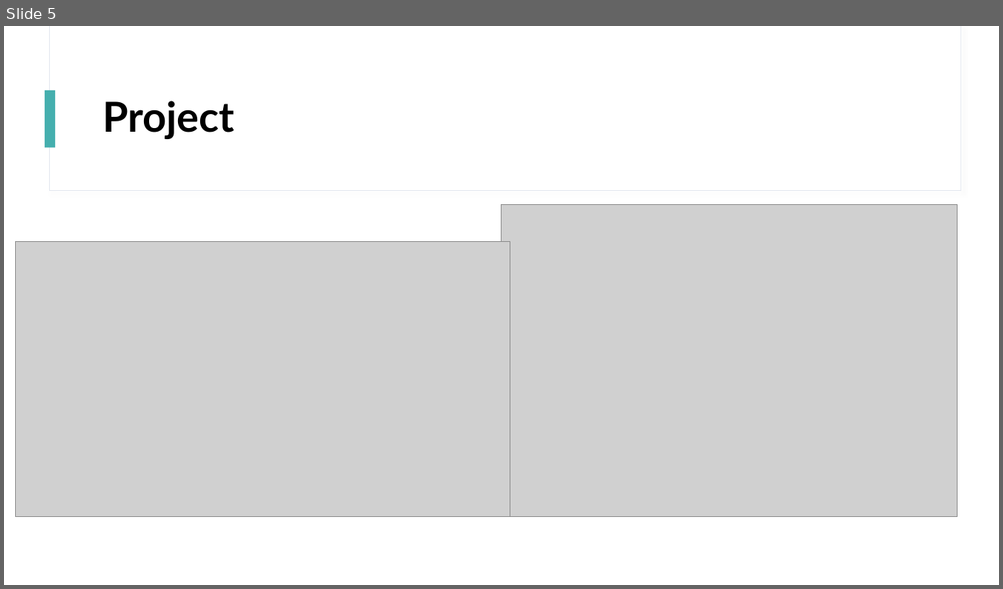
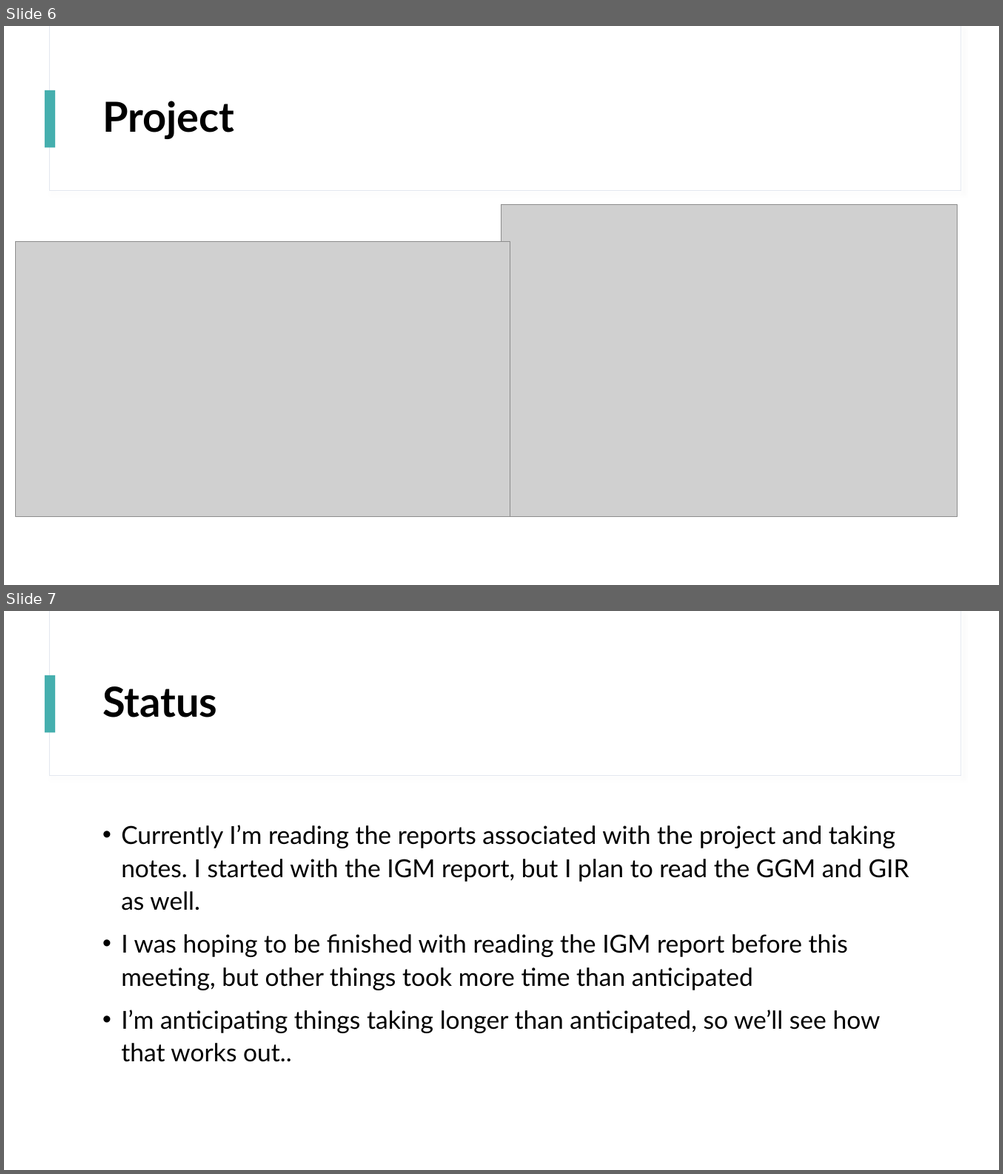
Before and after one commit to sjurmsc/MSC2023, a slide deck: Meeting Presentations/01.09.2022_Meeting.pptx. Shown one above the other, each under a label of ours: slide 5 before the commit, slides 6 and 7 after it. The pictures are 1003x589 and 1003x1174 pixels, drawn with LibreOffice and Linux fonts; fonts in the diff are those of the drawing; grey boxes stand for pictures. Boxes give left, top, right and bottom in pixels: in the first picture for what was removed or moved away, otherwise in the second. Text is boxed around its words. In the diff, an @@ line names an element or a change of style, - is before the commit and + after.

Commit message:
More or less finished first meeting presentation

```diff
--- a/Meeting Presentations/01.09.2022_Meeting.pptx
+++ b/Meeting Presentations/01.09.2022_Meeting.pptx
@@ slide 7 added at (4,611,999,1170), background #FFFFFF; not listed: 3 template elements that a slide beside it also shows @@
@@ title added at (102,686,217,718), 40 pt, text #000000, bold @@
+Status
@@ text added at (121,825,909,1062), 24 pt, text #000000 @@
+• Currently I’m reading the reports associated with the project and taking notes. I started with the IGM report, but I plan to read the GGM and GIR as well.
+• I was hoping to be finished with reading the IGM report before this meeting, but other things took more time than anticipated
+• I’m anticipating things taking longer than anticipated, so we’ll see how that works out..
@@ what was slide 5 is now slide 6 @@
```
Also in this commit, not shown: 10 slides changed, 3 other slides added.
